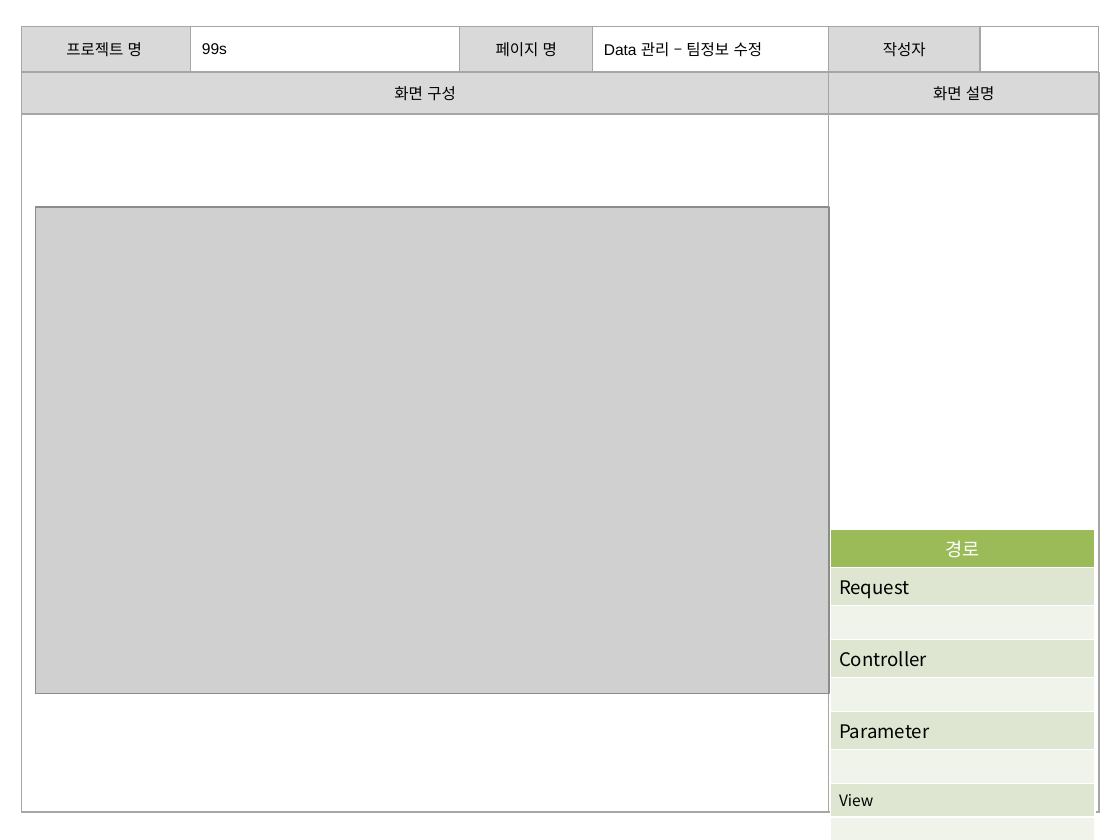
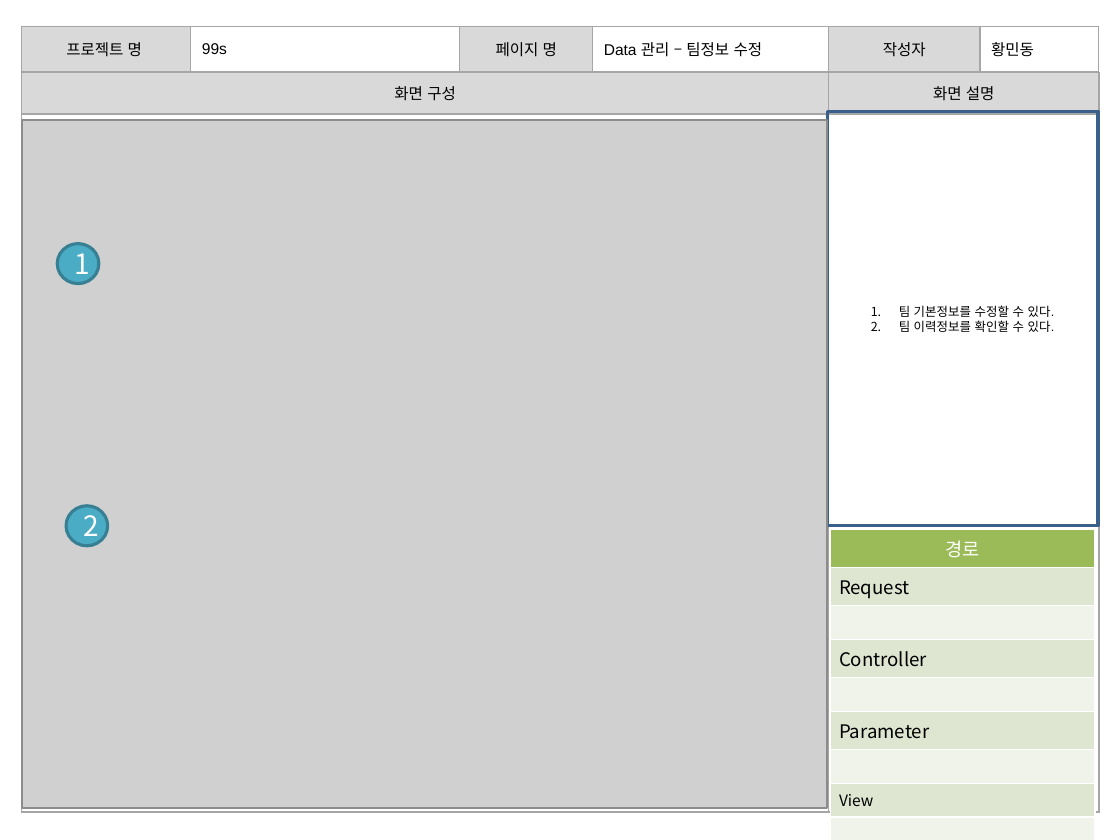
Before and after one commit to banana1531/ggs, a slide deck: slide 11 of doc/0.공용폴더/07 스토리보드/스토리보드 - 관리자 페이지.pptx (slide 10 before the commit). Drawn at 1120x840 pixels with LibreOffice and Linux fonts; fonts in the diff are those of the drawing; grey boxes stand for pictures. Boxes give left, top, right and bottom in pixels: in the first picture for what was removed or moved away, otherwise in the second. Text is boxed around its words. In the diff, an @@ line names an element or a change of style, - is before the commit and + after.

```diff
--- a/doc/0.공용폴더/07 스토리보드/스토리보드 - 관리자 페이지.pptx
+++ b/doc/0.공용폴더/07 스토리보드/스토리보드 - 관리자 페이지.pptx
@@ table at (21,26,1099,72) @@
-row 1, column 6: 
+row 1, column 6: 황민동
@@ rectangle added at (827,111,1098,525), outline #3A5F8C 2 pt, 8 pt, text #000000 @@
+1. 팀 기본정보를 수정할 수 있다.
+2. 팀 이력정보를 확인할 수 있다.
@@ picture: place and size @@
-picture at (36,207,830,694)
+picture at (22,120,828,808)
@@ ellipse added at (57,244,99,284), fill #4BACC6, outline #377F92 2 pt, 18 pt, text #FFFFFF @@
+1
@@ ellipse added at (66,506,108,547), fill #4BACC6, outline #377F92 2 pt, 18 pt, text #FFFFFF @@
+2
```
Also in this commit, not shown: 11 other slides changed, 2 slides added.
